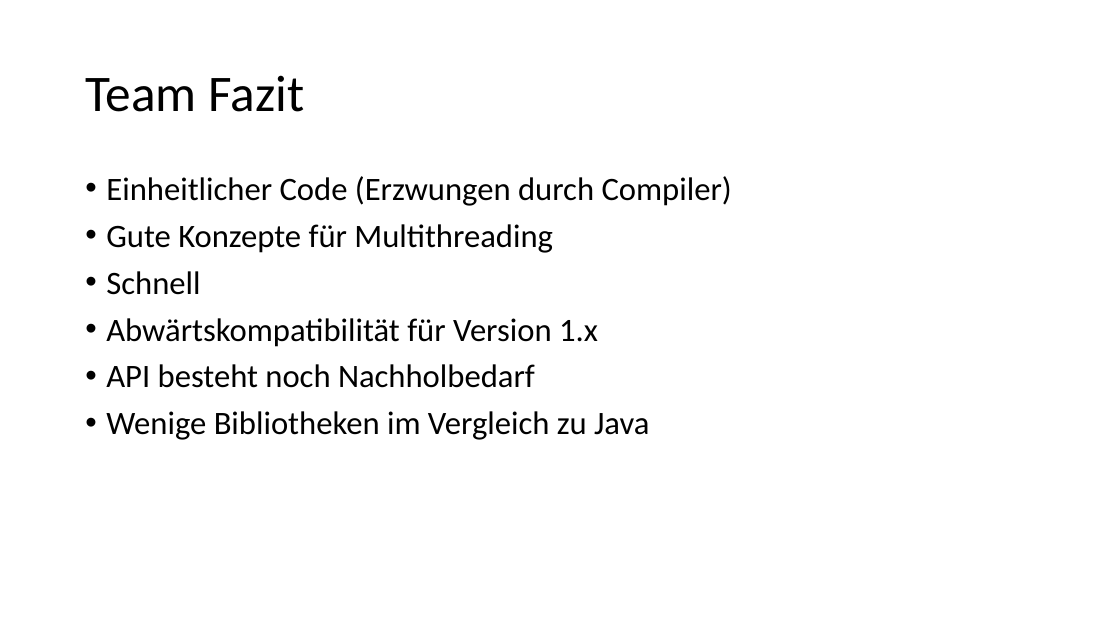
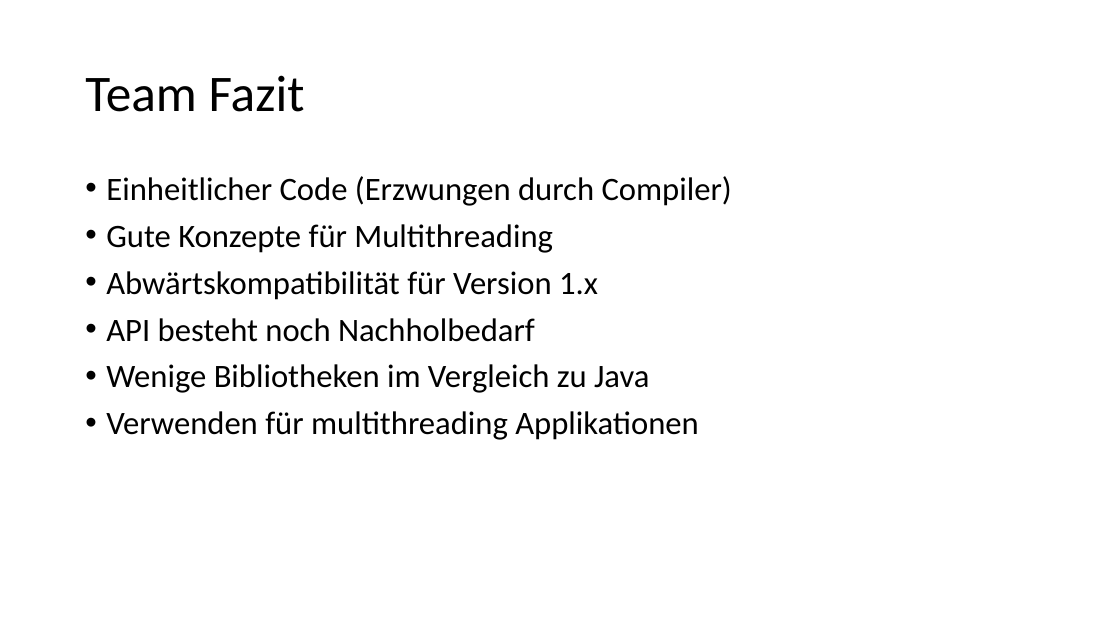
Before and after one commit to WicSan/pcp_go, a slide deck: slide 4 of Go_2018.pptx. Drawn at 1120x630 pixels with LibreOffice and Linux fonts; fonts in the diff are those of the drawing. Boxes give left, top, right and bottom in pixels: in the first picture for what was removed or moved away, otherwise in the second. Text is boxed around its words. In the diff, an @@ line names an element or a change of style, - is before the commit and + after.

Commit message:
Extended conclusion

```diff
--- a/Go_2018.pptx
+++ b/Go_2018.pptx
@@ text at [106,271,200,295]: paragraph removed @@
-• Schnell
@@ text at [106,411,699,440]: paragraph added @@
+• Verwenden für multithreading Applikationen
```
